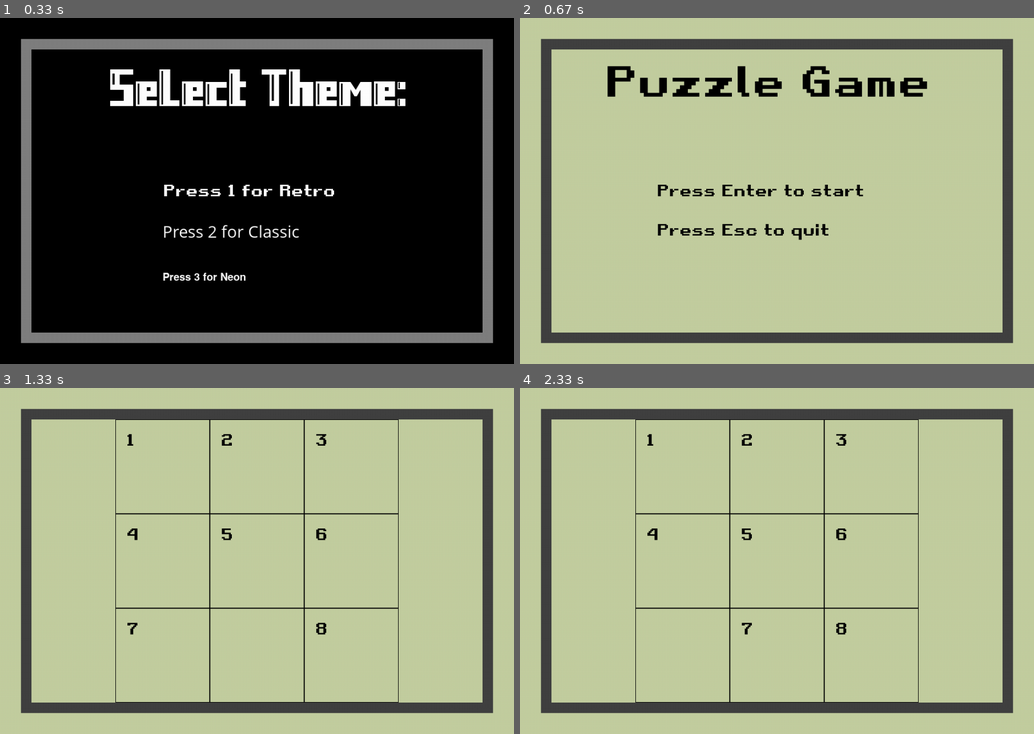
Above: before the commit, frames 1-4 (two rows, left to right).
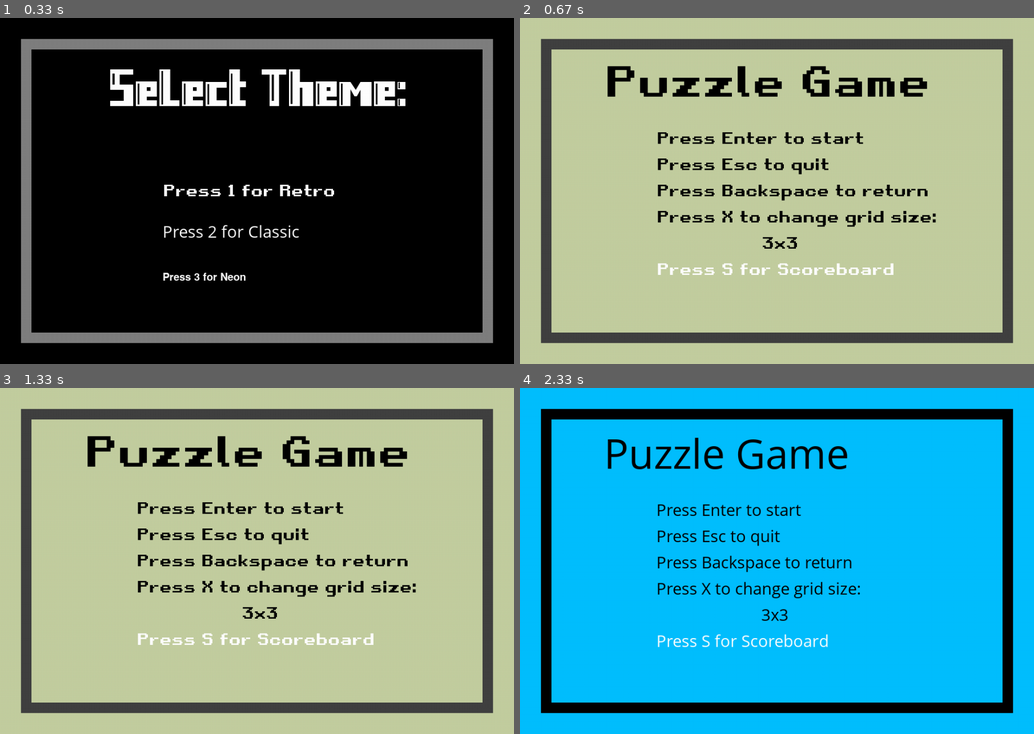
Above: after the commit, the same moments.

Repository: hugo-andriamaromanana/puzzle
Game: pygame game, started from main.py
The game is run twice, just before and just after one commit, with the same random seed, the same clock (stepped at 60 frames per second) and the same inputs.
Inputs:
- Up to frame 1 (0.33 s): no input
- Up to frame 2 (0.67 s): tap 1 at 0.33 s
- Up to frame 3 (1.33 s): tap Enter at 0.67 s; tap Space at 1 s
- Up to frame 4 (2.33 s): tap Backspace at 1.33 s; hold Esc 1.67-2.13 s; hold Right 1.67-2.13 s; tap 2 at 2.22 s

Frame 1 is identical in both runs. In frame 2, 3.5% of the frame differs, in the area x 26-81%, y 33-75%; in frame 3, 6.9%; in frame 4, 100%, in the area x 0-100%, y 0-100%.

Commit message:
[ADD] Dynamic resizing for game

Diff:
--- a/display.py
+++ b/display.py
@@ -54,6 +54,34 @@
 
 current_theme = "DARK"
 
+def display_select_theme(current_theme):
+    theme=THEME[current_theme]
+    fonts=theme['FONTS']
+    SCREEN.fill(theme['BACKGROUND'])
+    SCREEN.blit(RECTANGLE, (40, 40))
+    RECTANGLE.fill(theme['BORDER'])
+    RECTANGLE.blit(GAME_DISPLAY, (20, 20))
+    GAME_DISPLAY.fill(theme['BACKGROUND'])
+    GAME_DISPLAY.blit(fonts['BIG'].render("Select Theme:", True, COLORS['WHITE']), (150, 10))
+    GAME_DISPLAY.blit(THEME["RETRO"]["FONTS"]["DEFAULT"].render("Press 1 for Retro", True, COLORS['WHITE']), (250, 250))
+    GAME_DISPLAY.blit(THEME["CLASSIC"]["FONTS"]["DEFAULT"].render("Press 2 for Classic", True, COLORS['WHITE']), (250, 325))
+    GAME_DISPLAY.blit(THEME["NEON"]["FONTS"]["DEFAULT"].render("Press 3 for Neon", True, COLORS['WHITE']), (250, 425))
+
+def draw_menu(current_theme):
+    theme=THEME[current_theme]
+    fonts=theme['FONTS']
+    SCREEN.fill(theme['BACKGROUND'])
+    SCREEN.blit(RECTANGLE, (40, 40))
+    RECTANGLE.fill(theme['BORDER'])
+    RECTANGLE.blit(GAME_DISPLAY, (20, 20))
+    GAME_DISPLAY.fill(theme['BACKGROUND'])
+    GAME_DISPLAY.blit(fonts['BIG'].render("Puzzle Game", True, COLORS['BLACK']), (100, 10))
+    GAME_DISPLAY.blit(fonts['DEFAULT'].render("Press Enter to start", True, COLORS['BLACK']), (200, 150))
+    GAME_DISPLAY.blit(fonts['DEFAULT'].render("Press Esc to quit", True, COLORS['BLACK']), (200, 200))
+    GAME_DISPLAY.blit(fonts['DEFAULT'].render("Press Backspace to return", True, COLORS['BLACK']), (200, 250))
+    GAME_DISPLAY.blit(fonts['DEFAULT'].render("Press X to change grid size: ", True, COLORS['BLACK']), (200, 300))
+    GAME_DISPLAY.blit(fonts['DEFAULT'].render(str(settings['WIDTH_BORDER'])+"x"+str(settings['HEIGHT_BORDER']), True, COLORS['BLACK']), (400, 350))
+    GAME_DISPLAY.blit(fonts['DEFAULT'].render("Press S for Scoreboard", True, COLORS['WHITE']), (200, 400))
 
 settings['CELL_SIZE'] = int(
     math.sqrt((540*540)//(settings['WIDTH_BORDER']*settings['HEIGHT_BORDER'])))
@@ -61,10 +89,10 @@
 game_grid = [str(i) for i in range(
     settings['WIDTH_BORDER']*settings['HEIGHT_BORDER'])]
 
-def draw_grid(settings,game_grid,current_theme):
+def draw_grid(settings,game_grid,current_theme,dynamic_font_size):
     theme = THEME[current_theme]
     fonts = theme["FONTS"]
-    active_font = fonts['DEFAULT']
+    active_font = fonts[dynamic_font_size]
     SCREEN.fill(theme['BACKGROUND'])
     SCREEN.blit(RECTANGLE, (40, 40))
     RECTANGLE.fill(theme['BORDER'])
@@ -77,28 +105,3 @@
             if game_grid[row*settings['WIDTH_BORDER']+col] != '0':
                 GAME_DISPLAY.blit(active_font.render(game_grid[row*settings['WIDTH_BORDER']+col], True,
                                 COLORS['BLACK']), (col * settings['CELL_SIZE']+160+20, row * settings['CELL_SIZE']+20))
-
-def draw_menu(current_theme):
-    theme=THEME[current_theme]
-    fonts=theme['FONTS']
-    SCREEN.fill(theme['BACKGROUND'])
-    SCREEN.blit(RECTANGLE, (40, 40))
-    RECTANGLE.fill(theme['BORDER'])
-    RECTANGLE.blit(GAME_DISPLAY, (20, 20))
-    GAME_DISPLAY.fill(theme['BACKGROUND'])
-    GAME_DISPLAY.blit(fonts['BIG'].render("Puzzle Game", True, COLORS['BLACK']), (100, 10))
-    GAME_DISPLAY.blit(fonts['DEFAULT'].render("Press Enter to start", True, COLORS['BLACK']), (200, 250))
-    GAME_DISPLAY.blit(fonts['DEFAULT'].render("Press Esc to quit", True, COLORS['BLACK']), (200, 325))
-
-def display_select_theme(current_theme):
-    theme=THEME[current_theme]
-    fonts=theme['FONTS']
-    SCREEN.fill(theme['BACKGROUND'])
-    SCREEN.blit(RECTANGLE, (40, 40))
-    RECTANGLE.fill(theme['BORDER'])
-    RECTANGLE.blit(GAME_DISPLAY, (20, 20))
-    GAME_DISPLAY.fill(theme['BACKGROUND'])
-    GAME_DISPLAY.blit(fonts['BIG'].render("Select Theme:", True, COLORS['WHITE']), (150, 10))
-    GAME_DISPLAY.blit(THEME["RETRO"]["FONTS"]["DEFAULT"].render("Press 1 for Retro", True, COLORS['WHITE']), (250, 250))
-    GAME_DISPLAY.blit(THEME["CLASSIC"]["FONTS"]["DEFAULT"].render("Press 2 for Classic", True, COLORS['WHITE']), (250, 325))
-    GAME_DISPLAY.blit(THEME["NEON"]["FONTS"]["DEFAULT"].render("Press 3 for Neon", True, COLORS['WHITE']), (250, 425))
--- a/main.py
+++ b/main.py
@@ -3,7 +3,6 @@
 if __name__ == "__main__":
     state='Theme'
     running=True
-    current_theme=None
     while running:
         events=pygame.event.get()
         if state=='Theme':
@@ -18,23 +17,27 @@
             draw_menu(current_theme)
             for event in events:
                 running = ESC_KEYDOWN(event)
-                if return_with_backspace(event):
+                if BACKSPACE_KEYDOWN(event):
                     state='Theme'
-                if event.type == pygame.KEYDOWN and event.key == pygame.K_RETURN:
+                if RETURN_KEYDOWN(event):
+                    game_grid = init_game()
+                    dynamic_font_size=modify_dynamic_font_size(settings)
+                    print(settings['CELL_SIZE'])
                     state='Game'
-                    game_grid = init_game()
+                if X_KEYDOWN(event):
+                    settings=change_grid_size(settings)
         if state=='Game':
-            draw_grid(settings,game_grid,current_theme)
+            draw_grid(settings,game_grid,current_theme,dynamic_font_size)
             for event in events:
                 running = ESC_KEYDOWN(event)
                 if slide_tiles(settings,game_grid,event):
-                    draw_grid(settings,game_grid,current_theme)
+                    draw_grid(settings,game_grid,current_theme,dynamic_font_size)
                     score=add_score(score)
                 if not check_win(game_grid,WINNING_POS):
                     state='Menu'
                 #------------------------------------------------------------
                 if event.type == pygame.KEYDOWN:
                     if event.key == pygame.K_SPACE:
-                        game_grid = ['1', '2', '3', '4', '5', '6', '7', '0', '8']
+                        state = 'Menu'
                 #------------------------------------------------------------
         pygame.display.update()
--- a/pygame_functions.py
+++ b/pygame_functions.py
@@ -1,17 +1,13 @@
 import pygame
 from pygame.locals import *
 from data import settings
+import math
 
+#------------------------------------------------------------
 AUTHORIZED_KEYS = [K_DOWN, K_UP, K_LEFT, K_RIGHT]
 WINNING_POS=[str(i) for i in range(1,settings['WIDTH_BORDER']*settings['HEIGHT_BORDER'])]+['0']
 score=0
 state='Theme'
-
-def ESC_KEYDOWN(event):
-    if event.type == pygame.KEYDOWN and event.key == pygame.K_ESCAPE:
-        return False
-    return True
-
 
 def slide_tiles(settings, game_grid, event):
     zero_index = game_grid.index('0')
@@ -43,12 +39,33 @@
         return False
     return True
 
+
+def modify_dynamic_font_size(settings):
+    if settings['CELL_SIZE'] < 65:
+        return "SMOL"
+    elif settings['CELL_SIZE'] > 65 and settings['CELL_SIZE'] < 135:
+        return "DEFAULT"
+    else:
+        return "BIG"
+
 def init_game():
     global score
     score=0
     game_grid = [str(i) for i in range(
         settings['WIDTH_BORDER']*settings['HEIGHT_BORDER'])]
+    settings['CELL_SIZE'] = int(
+        math.sqrt((540*540)//(settings['WIDTH_BORDER']*settings['HEIGHT_BORDER'])))
     return game_grid
 
 def add_score(score):
     return score+1
+
+#------------------------------------------------------------
+def change_grid_size(settings):
+    settings['WIDTH_BORDER'] +=1
+    settings['HEIGHT_BORDER'] +=1
+    if settings['WIDTH_BORDER'] > 10:
+        settings['WIDTH_BORDER'] = 3
+    if settings['HEIGHT_BORDER'] > 10:
+        settings['HEIGHT_BORDER'] = 3
+    return settings
--- a/state.py
+++ b/state.py
@@ -1,4 +1,31 @@
 from display import *
+
+#------------------------------------------------------------
+def ESC_KEYDOWN(event):
+    if event.type == pygame.KEYDOWN and event.key == pygame.K_ESCAPE:
+        return False
+    return True
+
+def BACKSPACE_KEYDOWN(event):
+    if event.type == pygame.KEYDOWN and event.key == pygame.K_BACKSPACE:
+        return True
+
+def RETURN_KEYDOWN(event):
+    if event.type == pygame.KEYDOWN and event.key == pygame.K_RETURN:
+        return True
+
+def X_KEYDOWN(event):
+    if event.type == pygame.KEYDOWN and event.key == pygame.K_x:
+        return True
+
+#------------------------------------------------------------
+def state_theme_select():
+    current_theme = 'DARK'
+    display_select_theme(current_theme)
+
+def go_to_menu(current_theme):
+    if current_theme!=None:
+        return 'Menu'
 
 def change_theme(event,current_theme):
     if event.type == pygame.KEYDOWN and event.unicode == '1':
@@ -8,27 +35,3 @@
     if event.type == pygame.KEYDOWN and event.unicode == '3':
         current_theme = 'NEON'
     return current_theme
-
-def return_with_backspace(event):
-    if event.type == pygame.KEYDOWN and event.key == pygame.K_BACKSPACE:
-        return True
-
-events=pygame.event.get()
-#------------------State---------------------
-
-def state_theme_select():
-    current_theme = 'DARK'
-    display_select_theme(current_theme)
-
-def go_to_menu(current_theme):
-    if current_theme!=None:
-        return 'Menu'
-
-def state_theme(state):
-    current_theme=None
-    state_theme_select()
-    for event in events:
-        current_theme=change_theme(event,current_theme)
-        running = ESC_KEYDOWN(event)
-        state=go_to_menu(current_theme)
-    return state
